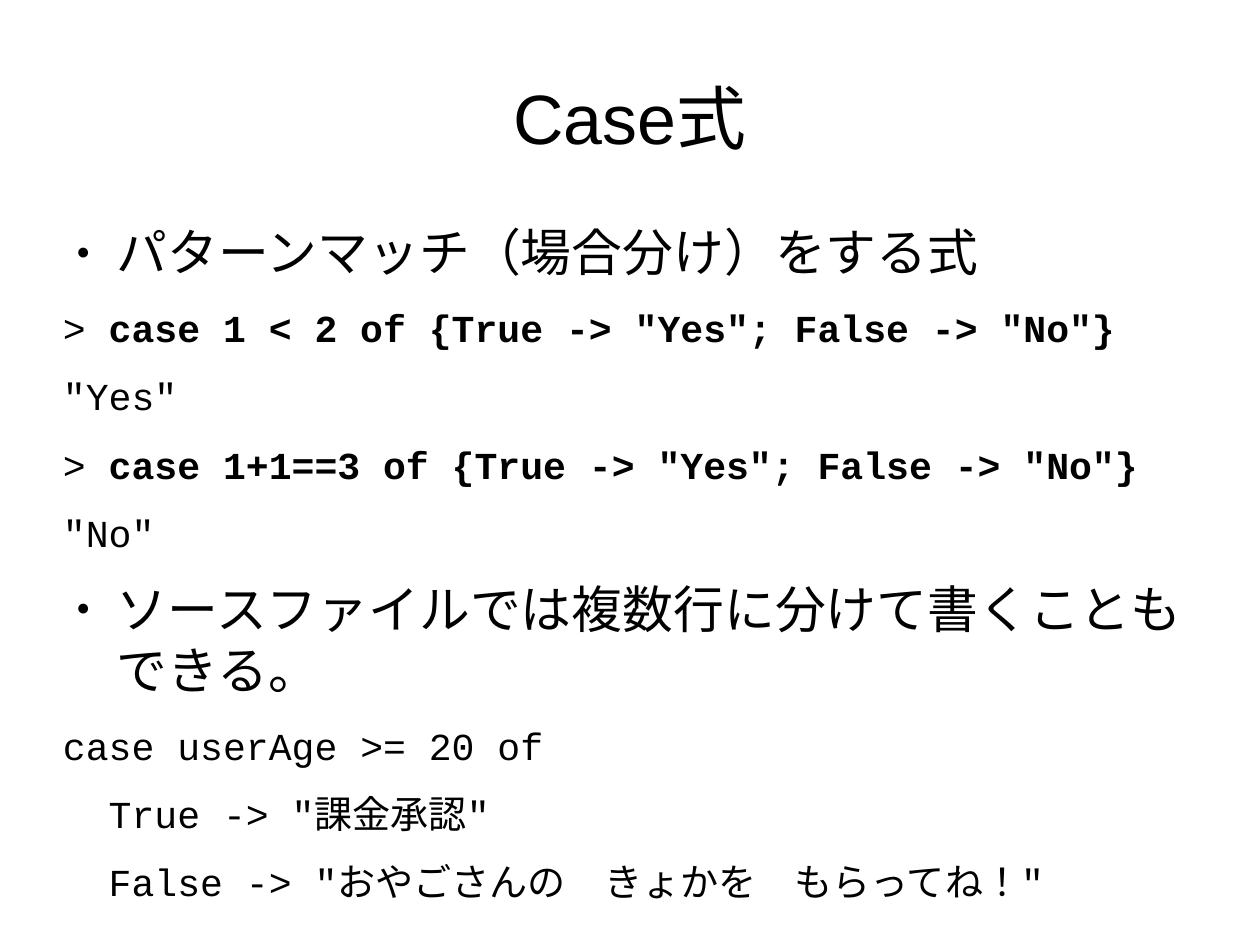
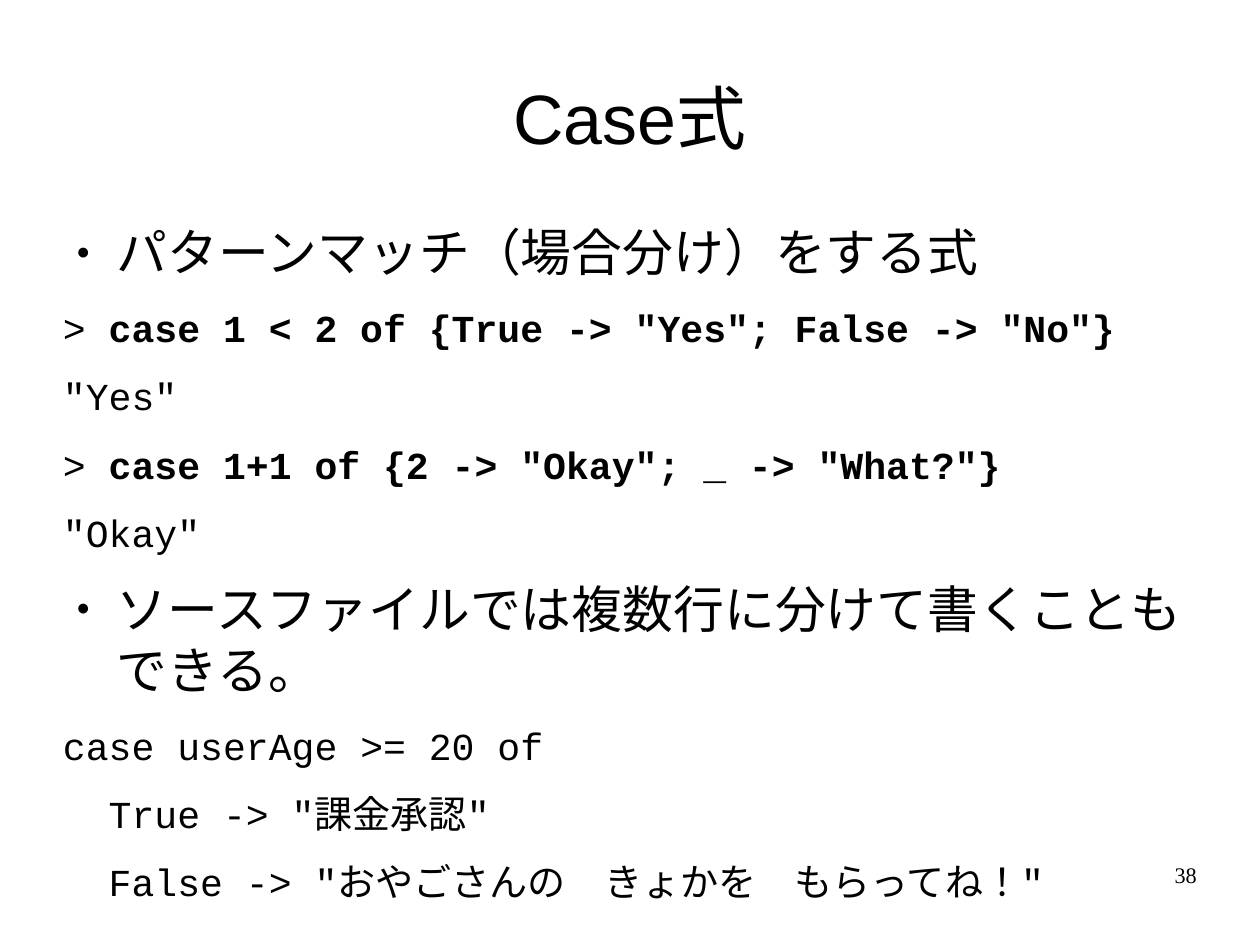
Before and after one commit to nushio3/learn-haskell, a slide deck: slide 38 of Tsukuba-2016.odp (slide 37 before the commit). Drawn at 1260x945 pixels with LibreOffice and Linux fonts; fonts in the diff are those of the drawing. Boxes give left, top, right and bottom in pixels: in the first picture for what was removed or moved away, otherwise in the second. Text is boxed around its words. In the diff, an @@ line names an element or a change of style, - is before the commit and + after.

```diff
--- a/Tsukuba-2016.odp
+++ b/Tsukuba-2016.odp
@@ text at bbox=[63, 451, 1001, 555]: text changed @@
-> case 1+1==3 of {True -> "Yes"; False -> "No"}
-"No"
+> case 1+1 of {2 -> "Okay"; _ -> "What?"}
+"Okay"
@@ page number added at bbox=[1175, 868, 1197, 884], 14 pt, text #000000 @@
+38
```
Also in this commit, not shown: 67 other slides changed, 1 slide added, 1 other file.
